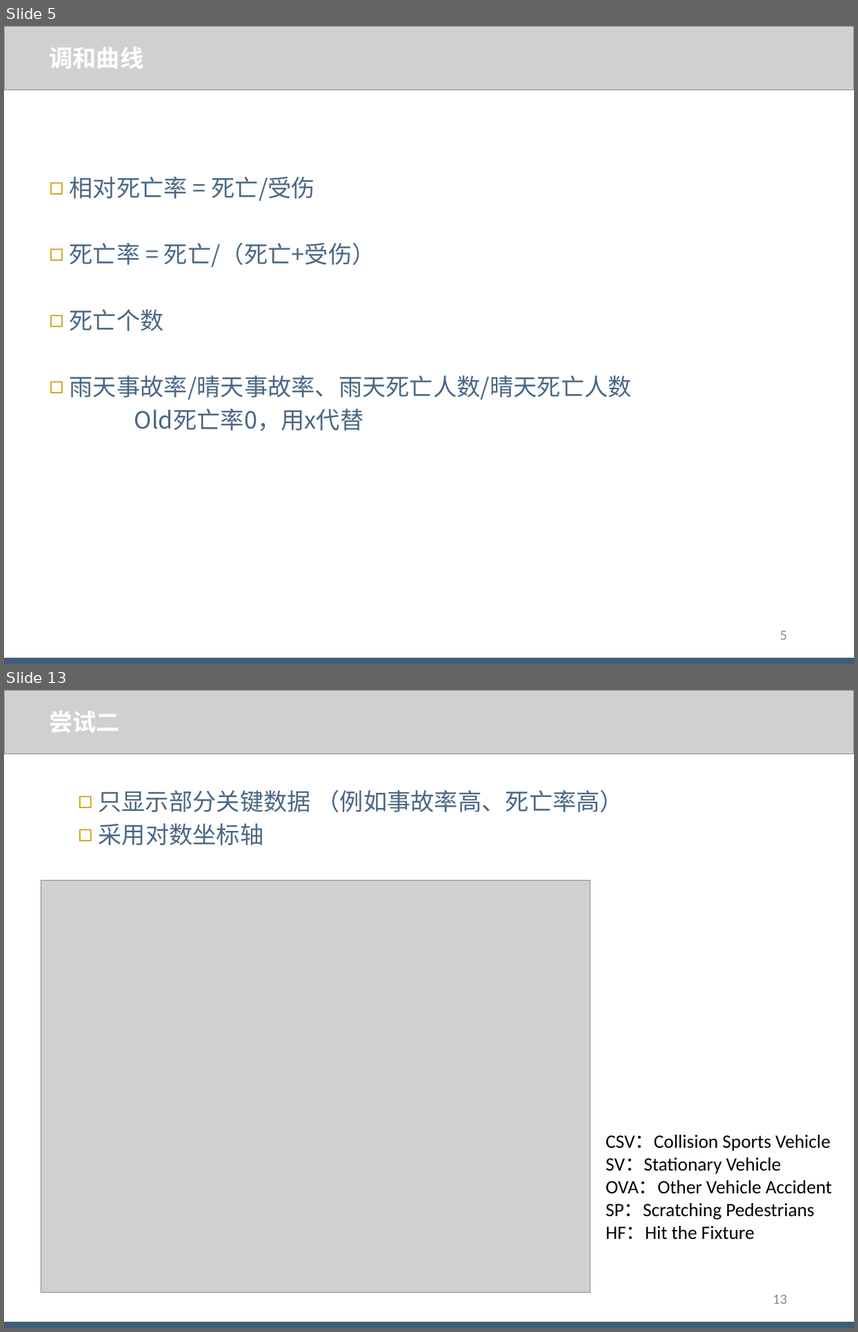
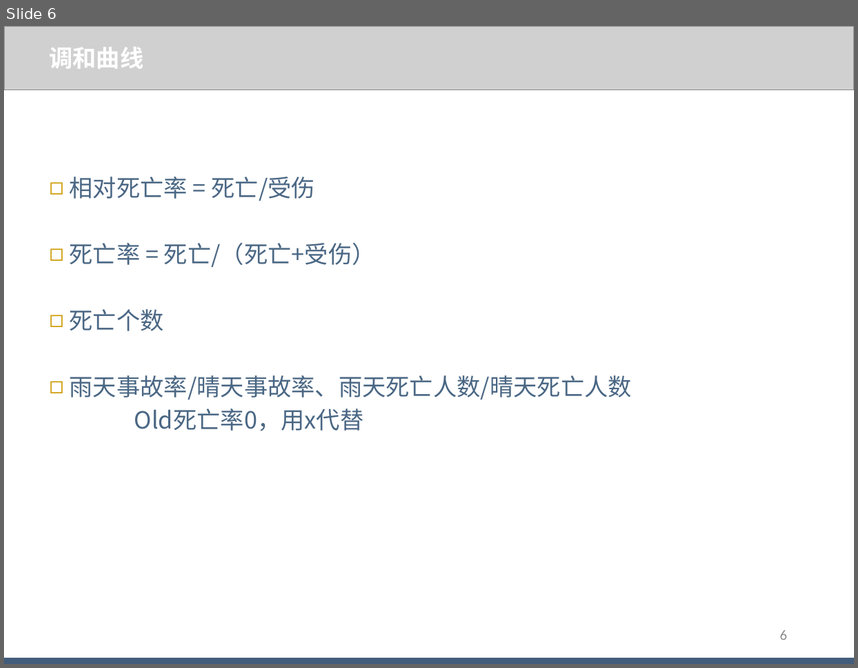
Before and after one commit to WJ-Lai/AccidentMission, a slide deck: 【阶段性汇报】/20180729/阶段性汇报_赖伟鉴_20180729.pptx. Shown one above the other, each under a label of ours: slides 5 and 13 before the commit, slide 6 after it; the slides between them are not shown. The pictures are 858x1332 and 858x668 pixels, drawn with LibreOffice and Linux fonts; fonts in the diff are those of the drawing; grey boxes stand for pictures. Boxes give left, top, right and bottom in pixels: in the first picture for what was removed or moved away, otherwise in the second. Text is boxed around its words. In the diff, an @@ line names an element or a change of style, - is before the commit and + after.

```diff
--- a/【阶段性汇报】/20180729/阶段性汇报_赖伟鉴_20180729.pptx
+++ b/【阶段性汇报】/20180729/阶段性汇报_赖伟鉴_20180729.pptx
@@ slide 13 removed at (4, 690, 854, 1328), background #FFFFFF @@
@@ picture removed at (4, 690, 854, 753) @@
@@ text removed at (49, 711, 120, 733) @@
-尝试二
@@ text removed at (98, 790, 624, 845) @@
-◻ 只显示部分关键数据 （例如事故率高、死亡率高）
-◻ 采用对数坐标轴
@@ picture removed at (41, 880, 590, 1292) @@
@@ text removed at (606, 1134, 832, 1239) @@
-CSV：Collision Sports Vehicle
-SV：Stationary Vehicle
-OVA：Other Vehicle Accident
-SP：Scratching Pedestrians
-HF：Hit the Fixture
@@ page number removed at (773, 1294, 787, 1303) @@
-13
@@ rectangle removed at (4, 1321, 854, 1328) @@
@@ what was slide 5 is now slide 6 @@
@@ page number at (780, 630, 787, 639): text changed @@
-5
+6
```
Also in this commit, not shown: 2 slides changed, 1 slide added, 7 other slides removed, 6 other files.
